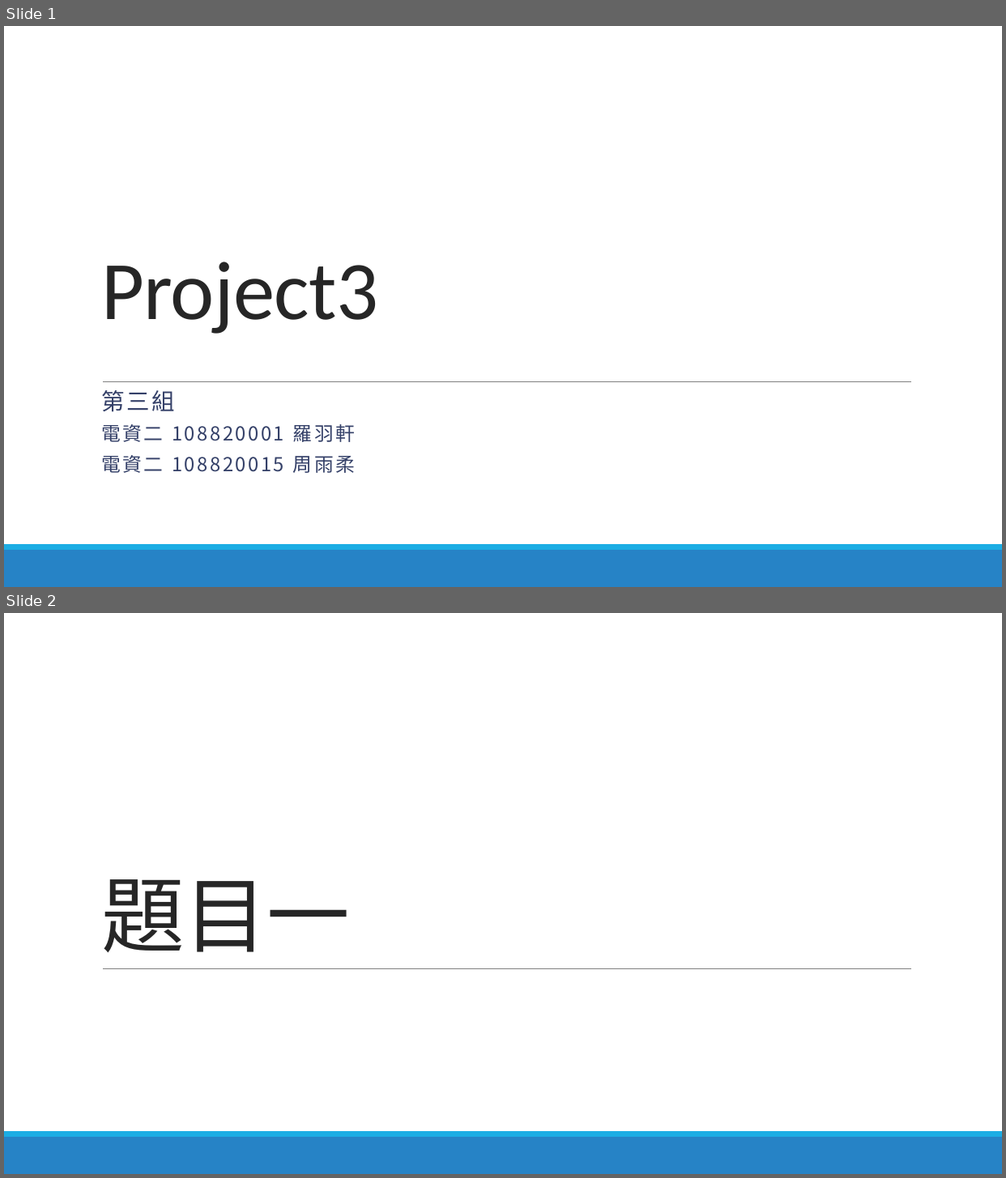
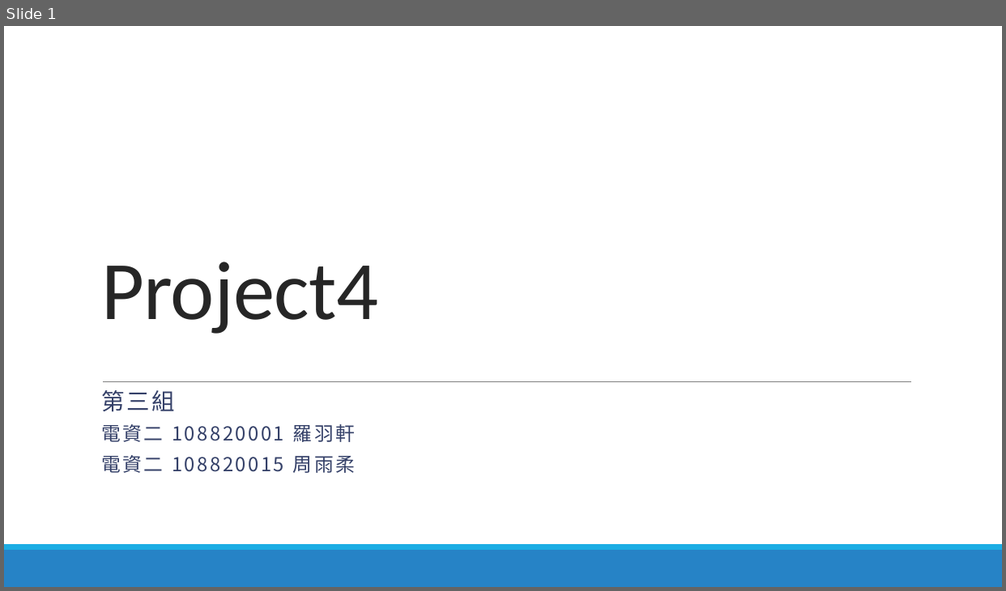
Before and after one commit to lohsuan/Multimedia-Tech, a slide deck: Project4_第三組_小組報告/Project4_第三組_小組報告.pptx. Shown one above the other, each under a label of ours: slides 1 and 2 before the commit, slide 1 after it. The pictures are 1006x1178 and 1006x591 pixels, drawn with LibreOffice and Linux fonts; fonts in the diff are those of the drawing. Boxes give left, top, right and bottom in pixels: in the first picture for what was removed or moved away, otherwise in the second. Text is boxed around its words. In the diff, an @@ line names an element or a change of style, - is before the commit and + after.

```diff
--- a/Project4_第三組_小組報告/Project4_第三組_小組報告.pptx
+++ b/Project4_第三組_小組報告/Project4_第三組_小組報告.pptx
@@ slide 2 removed at <box>4,613,1002,1174</box>, background #FFFFFF; not listed: 3 template elements that a slide beside it also shows @@
@@ title removed at <box>101,879,350,953</box> @@
-題目一
@@ slide 1 changed as well @@
@@ title at <box>101,262,378,334</box>: text changed @@
-Project3
+Project4
```
Also in this commit, not shown: 1 other slide changed, 3 slides added, 15 other slides removed, 8 other files.
